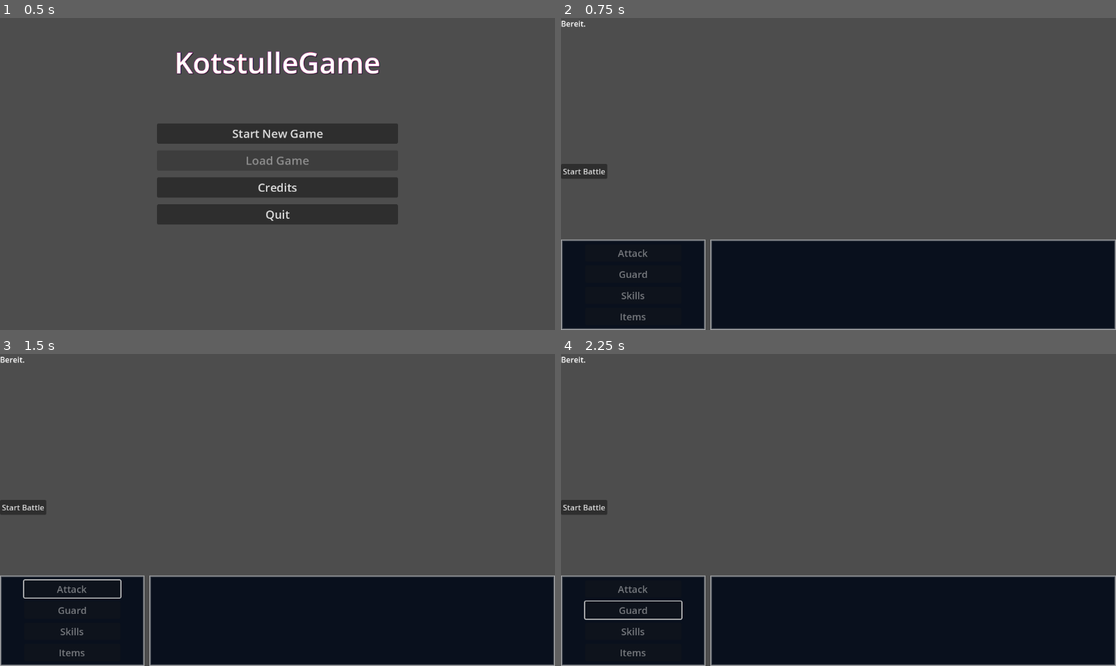
Above: before the commit, frames 1-4 (two rows, left to right).
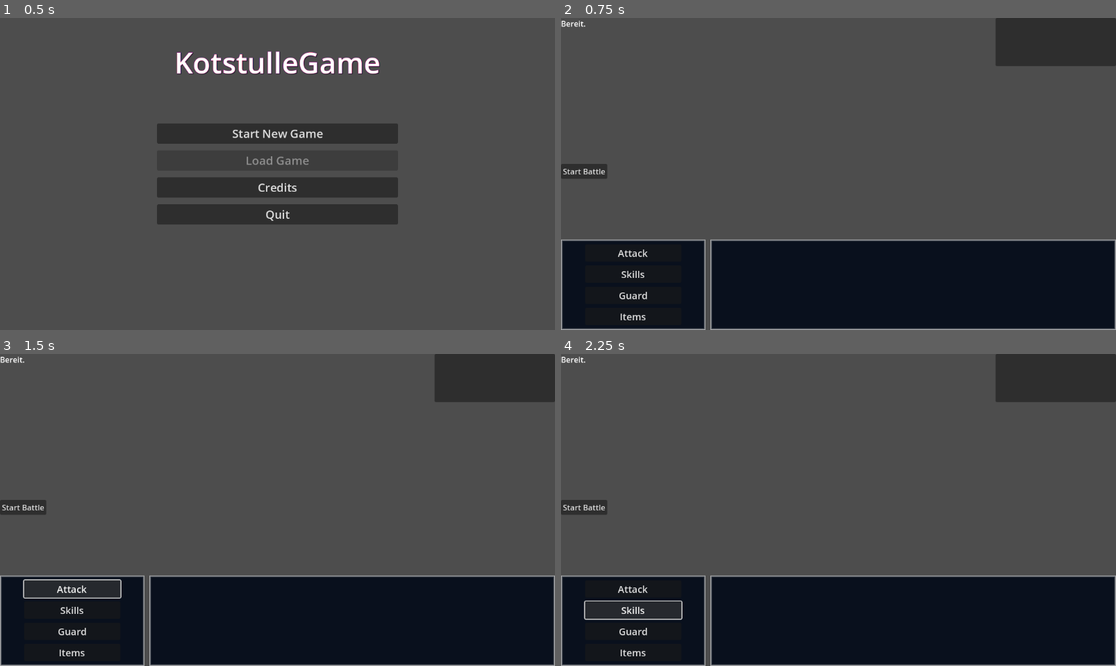
Above: after the commit, the same moments.

Repository: Marv0407/kotstulle-game
Game: Godot game, scene res://scenes/control.tscn
Two runs of this game, one before a commit and one after it. Both use one fixed random seed, a clock stepped at 60 frames per second and the inputs below.
Inputs (mouse positions are in pixels of both pictures, inside the frame that each line leads up to):
- Up to frame 1 (0.5 s): no input
- Up to frame 2 (0.75 s): click "Start New Game" at 0.5 s
- Up to frame 3 (1.5 s): click (72, 588) at 1.25 s, where only the run after the commit has a clickable "Attack"
- Up to frame 4 (2.25 s): click (633, 609) at 2 s, where only the run after the commit has a clickable "Skills"

Frame 1 is identical in both runs. In frame 2, 3.6% of the frame differs, in the area x 10-100%, y 0-97%; in frame 3, 3.6%; in frame 4, 3.6%.

Commit message:
Add status effects and battle log to combat system

Diff:
--- a/ressources/Player Characters/hero.tres
+++ b/ressources/Player Characters/hero.tres
@@ -1,7 +1,8 @@
-[gd_resource type="Resource" script_class="CharData" load_steps=3 format=3 uid="uid://d27kr4qwd3ng"]
+[gd_resource type="Resource" script_class="CharData" load_steps=4 format=3 uid="uid://d27kr4qwd3ng"]
 
 [ext_resource type="Script" uid="uid://b4vfx11poblgj" path="res://scripts/char_data.gd" id="1_x38h4"]
 [ext_resource type="Script" uid="uid://d0ehdwbbf3lbd" path="res://scripts/SkillData.gd" id="2_fpjk5"]
+[ext_resource type="Resource" uid="uid://dgidyqwyuvip7" path="res://ressources/skills/PlayerAttack.tres" id="3_rkocy"]
 
 [resource]
 script = ExtResource("1_x38h4")
@@ -14,4 +15,5 @@
 luck = 15
 speed = 15
 level = 1
+skills = Array[ExtResource("2_fpjk5")]([ExtResource("3_rkocy")])
 metadata/_custom_type_script = "uid://b4vfx11poblgj"
--- /dev/null
+++ b/ressources/status effects/Unterkühlt.tres
@@ -0,0 +1,11 @@
+[gd_resource type="Resource" script_class="StatusEffectData" load_steps=2 format=3 uid="uid://b2ttvf7o80jdv"]
+
+[ext_resource type="Script" uid="uid://cqls26xrlvum2" path="res://scripts/StatusEffectData.gd" id="1_mwm57"]
+
+[resource]
+script = ExtResource("1_mwm57")
+effect_name = "Unterkühlt"
+type = "Debuff"
+stat_modifier = 0.8
+affected_stat = "speed"
+metadata/_custom_type_script = "uid://cqls26xrlvum2"
--- /dev/null
+++ b/ressources/status effects/Verbrennung.tres
@@ -0,0 +1,10 @@
+[gd_resource type="Resource" script_class="StatusEffectData" load_steps=2 format=3 uid="uid://l4ns0lici5sr"]
+
+[ext_resource type="Script" uid="uid://cqls26xrlvum2" path="res://scripts/StatusEffectData.gd" id="1_ehr85"]
+
+[resource]
+script = ExtResource("1_ehr85")
+base_dot_damage = 10
+scaling_stat = "sp_atk"
+scaling_factor = 0.5
+metadata/_custom_type_script = "uid://cqls26xrlvum2"
--- /dev/null
+++ b/ressources/status effects/Vermilcht.tres
@@ -0,0 +1,10 @@
+[gd_resource type="Resource" script_class="StatusEffectData" load_steps=2 format=3 uid="uid://dedjl67ix1n8t"]
+
+[ext_resource type="Script" uid="uid://cqls26xrlvum2" path="res://scripts/StatusEffectData.gd" id="1_eh1cd"]
+
+[resource]
+script = ExtResource("1_eh1cd")
+is_stackable = true
+stack_cap = 3
+base_dot_damage = 5
+metadata/_custom_type_script = "uid://cqls26xrlvum2"
--- a/scenes/BattleTest.tscn
+++ b/scenes/BattleTest.tscn
@@ -97,28 +97,24 @@
 layout_mode = 2
 size_flags_vertical = 3
 theme_override_font_sizes/font_size = 20
-disabled = true
 text = " Attack "
 
+[node name="SkillsBtn" type="Button" parent="DebugUI/CanvasLayer/PartyMenuContainer/ActionsContainer/ColorRect/VBoxContainer"]
+layout_mode = 2
+size_flags_vertical = 3
+theme_override_font_sizes/font_size = 20
+text = "Skills"
+
 [node name="GuardBtn" type="Button" parent="DebugUI/CanvasLayer/PartyMenuContainer/ActionsContainer/ColorRect/VBoxContainer"]
 layout_mode = 2
 size_flags_vertical = 3
 theme_override_font_sizes/font_size = 20
-disabled = true
 text = "Guard"
 
-[node name="SkillsBtn" type="Button" parent="DebugUI/CanvasLayer/PartyMenuContainer/ActionsContainer/ColorRect/VBoxContainer"]
-layout_mode = 2
-size_flags_vertical = 3
-theme_override_font_sizes/font_size = 20
-disabled = true
-text = "Skills"
-
 [node name="ItemBtn" type="Button" parent="DebugUI/CanvasLayer/PartyMenuContainer/ActionsContainer/ColorRect/VBoxContainer"]
 layout_mode = 2
 size_flags_vertical = 3
 theme_override_font_sizes/font_size = 20
-disabled = true
 text = "Items"
 
 [node name="ColorRect" type="PanelContainer" parent="DebugUI/CanvasLayer/PartyMenuContainer"]
@@ -133,6 +129,25 @@
 theme_override_constants/separation = 8
 script = ExtResource("6_smx2l")
 party_member_ui_scene = ExtResource("7_5txia")
+
+[node name="PanelContainer" type="PanelContainer" parent="DebugUI/CanvasLayer"]
+custom_minimum_size = Vector2(250, 100)
+anchors_preset = 1
+anchor_left = 1.0
+anchor_right = 1.0
+offset_left = -40.0
+offset_bottom = 40.0
+grow_horizontal = 0
+
+[node name="ScrollContainer" type="ScrollContainer" parent="DebugUI/CanvasLayer/PanelContainer"]
+layout_mode = 2
+horizontal_scroll_mode = 0
+
+[node name="LogContainer" type="VBoxContainer" parent="DebugUI/CanvasLayer/PanelContainer/ScrollContainer"]
+custom_minimum_size = Vector2(250, 100)
+layout_mode = 2
+size_flags_horizontal = 3
+size_flags_vertical = 3
 
 [node name="Background" type="TextureRect" parent="DebugUI"]
 layout_mode = 0
--- a/scripts/StatusEffectData.gd
+++ b/scripts/StatusEffectData.gd
@@ -9,7 +9,13 @@
 @export var stack_cap: int = 5
 var current_stacks: int = 1
 
-@export_group("Values")
-@export var damage_per_turn: int = 0
+@export_group("Buff&Debuff")
 @export var stat_modifier: float = 1.0 # 1.1 wäre +10% auf einen Stat
 @export_enum("atk", "def", "speed") var affected_stat: String = "atk"
+@export_group("Damage over Time")
+@export var base_dot_damage: int = 0
+
+@export_group("Scaling")
+@export_enum("atk", "sp_atk", "none") var scaling_stat: String = "none"
+@export var scaling_factor: float = 0.2
+var stored_actor_stat: int = 0
--- a/scripts/battle_manager.gd
+++ b/scripts/battle_manager.gd
@@ -22,6 +22,7 @@
 @onready var particelSpawner = $"../DebugUI/HBoxContainer/ParticelSpawner"
 @onready var spawn_point = $"../DebugUI/EnemyPositionAnchor/EnemyPartyContainer"
 @onready var party_panel: PartyHUD = $"../DebugUI/CanvasLayer/PartyMenuContainer/ColorRect/PartyHUDContainer"
+@onready var log_container = $"../DebugUI/CanvasLayer/PanelContainer/ScrollContainer/LogContainer"
 #endregion
 
 ####################
@@ -90,11 +91,12 @@
 
 func start_player_turn(actor):
 	state = BattleState.PLAYER_TURN
+	set_player_ui_enabled(true)
 	print("Player turn: ", actor.data.name)
 
 func start_enemy_turn(actor: BattleCharacter):
 	state = BattleState.ENEMY_TURN
-
+	set_player_ui_enabled(false)
 	var selected_skill = actor.data.skills[0]
 	var config = {"target_pool": "enemies", "state": "alive", "selector": "random", "count": 1}
 	var targets_array = get_targets_dynamic(actor, config)
@@ -112,7 +114,7 @@
 			await get_tree().create_timer(skill.delay_between_hits).timeout
 
 	if skill.status_to_apply and randf() * 100 < skill.chance_to_apply:
-		apply_status_effect(target, skill.status_to_apply)
+		apply_status_effect(user, target, skill.status_to_apply)
 
 	await get_tree().create_timer(0.8).timeout
 
@@ -177,16 +179,11 @@
 
 	var actor = get_current_actor()
 	var targets = get_alive_enemies()
-	if targets.is_empty():
-		end_battle(true)
-		return
-
-	attack(actor, targets[0])
-
-	await get_tree().create_timer(0.8).timeout
-
-	next_turn()
-	process_turn()
+
+	if not targets.is_empty():
+		state = BattleState.TARGET_SELECT # Sperre setzen
+		var skill = actor.data.skills[0]
+		execute_skill(actor, skill, targets[0])
 
 func process_battle_loop():
 	if is_battle_over():
@@ -198,21 +195,6 @@
 # Helpers
 ####################
 #region TURN STATES
-func is_player_turn() -> bool:
-	var actor = get_current_actor()
-	return actor.is_player_controlled
-
-func enter_player_turn():
-	state = BattleState.PLAYER_TURN
-	emit_signal("player_turn_started", get_current_actor())
-
-func enter_enemy_turn():
-	state = BattleState.ENEMY_TURN
-
-	var enemy = get_current_actor()
-	var target = get_alive_party()
-	attack(enemy, target)
-	next_turn()
 
 func refresh_turn_order_ui():
 	if not turn_order_container: return
@@ -233,6 +215,13 @@
 			label.add_theme_color_override("font_color", Color.YELLOW)
 
 		turn_order_container.add_child(label)
+
+func set_player_ui_enabled(enabled: bool):
+	var action_menu = $"../DebugUI/CanvasLayer/PartyMenuContainer/ActionsContainer/ColorRect/VBoxContainer"
+
+	for child in action_menu.get_children():
+		if child is Button:
+			child.disabled = !enabled
 
 func end_battle(player_won: bool):
 	state = BattleState.END
@@ -250,6 +239,18 @@
 		tween.tween_property(character.battle_node, "scale", Vector2.ZERO, 0.5)
 		tween.finished.connect(func(): character.battle_node.queue_free())
 
+func post_log(text: String, color: Color = Color.WHITE):
+	print(text)
+
+	var label = Label.new()
+	label.text = text
+	label.add_theme_font_size_override("font_size", 12)
+	label.add_theme_color_override("font_color", color)
+	#label.autowrap_mode = TextServer.AUTOWRAP_WORD
+	log_container.add_child(label)
+	await get_tree().process_frame
+	log_container.get_parent().scroll_vertical = log_container.size.y
+
 func spawn_damage_number(pos: Vector2, value: int):
 	var dmg_node = damage_popup.instantiate()
 	get_tree().current_scene.add_child(dmg_node)
@@ -266,7 +267,10 @@
 
 func apply_skill_effects(attacker: BattleCharacter, target: BattleCharacter, damage: int, skill: SkillData):
 	target.current_hp -= damage
-	print(attacker.data.name, " nutzt ", skill.skill_name, " gegen ", target.data.name, " für ", damage, " Schaden.")
+	if attacker and skill:
+		post_log(attacker.data.name + " nutzt " + skill.skill_name + " für " + str(damage) + " Schaden.", Color.WHITE)
+	else:
+		post_log(target.data.name + " erleidet " + str(damage) + " Schaden durch Effekt.", Color.LIGHT_CORAL)
 
 	# UI Update für Party
 	if target in party:
@@ -287,6 +291,7 @@
 		spawn_damage_number(target.battle_node.global_position, damage)
 
 	if target.current_hp <= 0:
+		post_log(target.data.name + " wurde besiegt!", Color.ORANGE_RED)
 		despawn_enemy_visual(target)
 #endregion
 
@@ -294,7 +299,7 @@
 func get_targets_dynamic(user: BattleCharacter, config: Dictionary) -> Array[BattleCharacter]:
 	var pool: Array[BattleCharacter] = []
 
-	# --- 1. POOL (Wer?) ---
+	# --- 1. POOL  ---
 	var is_player = (user in party)
 	match config.get("target_pool", "enemies"):
 		"enemies": pool = enemies if is_player else party
@@ -308,7 +313,7 @@
 		"dead":  pool = pool.filter(func(c): return not c.is_alive())
 		"any":   pass # Filter überspringen
 
-	# --- 3. SELECTOR (Wie viele und welche?) ---
+	# --- 3. SELECTOR ---
 	var count = config.get("count", 1)
 	var final_targets: Array[BattleCharacter] = []
 
@@ -319,7 +324,7 @@
 			pool.shuffle()
 			final_targets = pool.slice(0, count)
 		"manual":
-			# Hier später UI-Targeting logik
+			# TODO: hier später UI-Targeting logik
 			pass
 
 	return final_targets
@@ -332,7 +337,7 @@
 		var crit_chance = attacker.data.luck * 0.5
 		if randf() * 100 < crit_chance:
 			raw_damage *= skill.crit_multiplier
-			print("KRITISCHER TREFFER!") # Später: Signal für gelbe Zahlen
+			print("KRITISCHER TREFFER!") # TODO: Signal für gelbe Zahlen im Dmg Popup
 
 	var defense = target.data.def
 	@warning_ignore("integer_division")
@@ -341,9 +346,9 @@
 	if skill.damage_type == "Heal":
 		return -int(raw_damage)
 
-	return max(1, final_damage) # Mindestens 1 Schaden
-
-func apply_status_effect(target: BattleCharacter, effect_data: StatusEffectData):
+	return max(1, final_damage)
+
+func apply_status_effect(attacker: BattleCharacter, target: BattleCharacter, effect_data: StatusEffectData):
 	var existing_effect = null
 	for e in target.active_effects:
 		if e.effect_name == effect_data.effect_name:
@@ -358,12 +363,14 @@
 				existing_effect.current_stacks + 1,
 				existing_effect.stack_cap
 			)
-			print(target.data.name, ": ", existing_effect.effect_name, " gestapelt auf ", existing_effect.current_stacks)
+			post_log(target.data.name + ": " + effect_data.effect_name + " verlängert.", Color.CYAN)
 	else:
 		var new_effect = effect_data.duplicate()
 		new_effect.current_stacks = 1
+		if new_effect.scaling_stat != "none":
+			new_effect.stored_actor_stat = attacker.data.get(new_effect.scaling_stat)
 		target.active_effects.append(new_effect)
-		print(target.data.name, " leidet nun unter: ", new_effect.effect_name)
+		post_log(target.data.name + " wurde " + effect_data.effect_name + "!", Color.GOLD)
 
 	# TODO: kleines Icon über dem Gegner spawnen
 
@@ -372,8 +379,9 @@
 		var effect = actor.active_effects[i]
 
 		if effect.type == "DoT" and effect.damage_per_turn > 0:
-			var total_dot_damage = effect.damage_per_turn * effect.current_stacks
-			apply_skill_effects(null, actor, total_dot_damage, null)
+			var damage_per_stack = effect.base_dot_damage + (effect.stored_actor_stat * effect.scaling_factor)
+			var total_damage = int(damage_per_stack * effect.current_stacks)
+			apply_skill_effects(null, actor, total_damage, null)
 
 		effect.duration -= 1
 		if effect.duration <= 0:
--- a/scripts/battle_test.gd
+++ b/scripts/battle_test.gd
@@ -11,7 +11,7 @@
 
 func _on_start_battle_btn_pressed() -> void:
 	log_label.text += "\n--- Kampf startet ---\n"
-	attack_btn.disabled = false
+	#attack_btn.disabled = false
 	battle_manager.start_battle()
 	start_battle_btn.hide()
 
